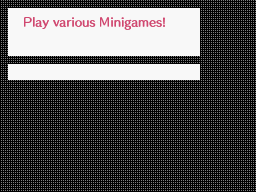
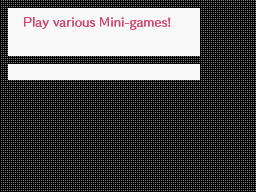
Comparing the layer stacks of the two 256 x 192 images. Changes:
renamed "Play various Minigames!" to "Play various Mini-games!", painted on it over bbox(124, 17, 171, 30)
